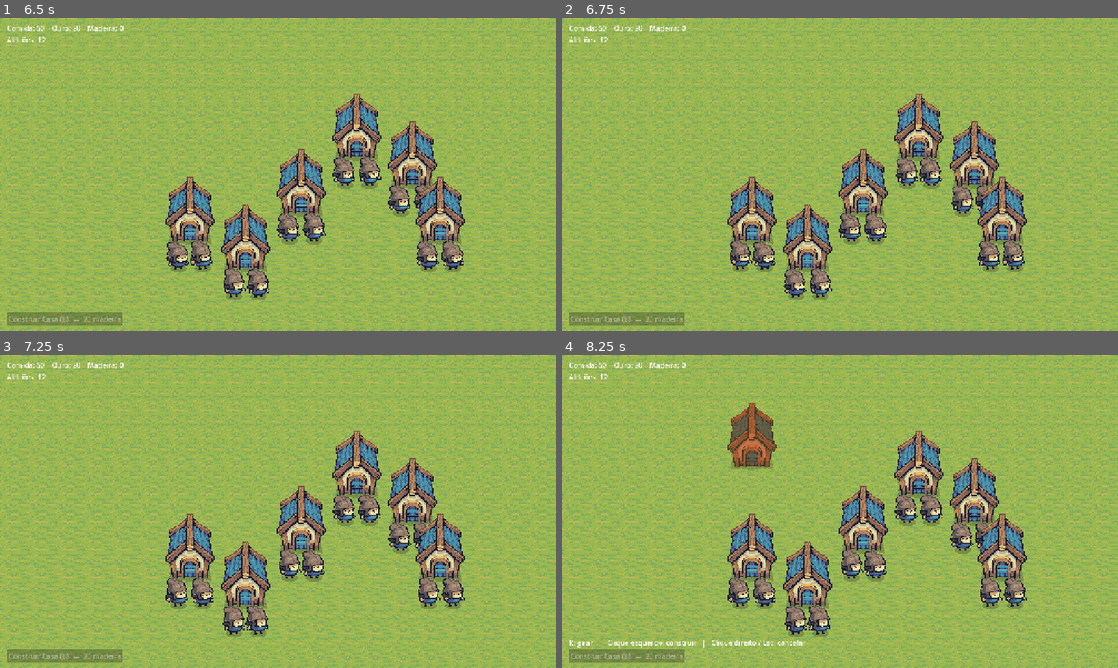
Above: before the commit, frames 1-4 (two rows, left to right).
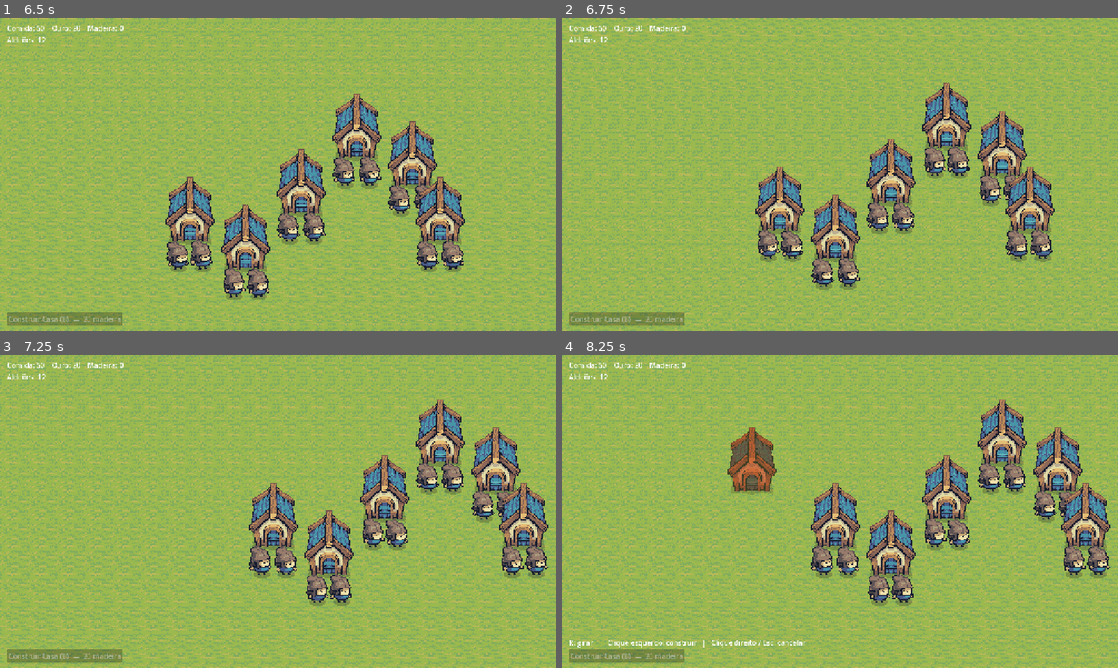
Above: after the commit, the same moments.

Repository: luis-pedro/jogo_inatel
Game: Godot game, scene res://scenes/main/main.tscn
Two runs of this game, one before a commit and one after it. Both use one fixed random seed, a clock stepped at 60 frames per second and the inputs below.
Inputs (mouse positions are in pixels of both pictures, inside the frame that each line leads up to):
- Up to frame 1 (6.5 s): click "Construir Casa (B) — 20 madei…" at 0.5 s; click "Construir Casa (B) — 20 madei…" at 1.25 s; click "Construir Casa (B) — 20 madei…" at 2 s; tap Enter at 2.75 s; move the mouse to (400, 158) at 2.77 s; hold B (build_house) 2.78-3.5 s; click (400, 158) at 2.92 s; drag from (166, 190) to (250, 237) at 3.52 s; move the mouse to (333, 105) at 4.27 s; tap A (camera_left) at 4.35 s; click (333, 105) at 4.42 s; drag from (250, 237) to (111, 127) at 5.02 s; move the mouse to (444, 221) at 5.77 s; tap W (camera_up) at 5.85 s; click (444, 221) at 5.92 s
- Up to frame 2 (6.75 s): drag from (673, 127) to (756, 96) at 6.52 s
- Up to frame 3 (7.25 s): no input
- Up to frame 4 (8.25 s): move the mouse to (867, 511) at 7.27 s; hold B (build_house) 7.28-8 s; click (867, 511) at 7.42 s; drag from (756, 433) to (728, 527) at 8.02 s

Frame 1 is identical in both runs. In frame 2, 60% of the frame differs, in the area x 0-100%, y 0-100%; in frame 3, 59%; in frame 4, 59%.

Commit message:
feat: arrastar a camera com o botao esquerdo
O arrasto com o esquerdo fica desligado durante a construcao,
quando o clique serve para posicionar o predio.

Co-Authored-By: Claude Sonnet 5.5 <noreply@anthropic.com>

Diff:
--- a/scripts/camera/game_camera.gd
+++ b/scripts/camera/game_camera.gd
@@ -1,12 +1,15 @@
 class_name GameCamera
 extends Camera2D
-## Câmera do reino: WASD/setas movem, botão do meio arrasta e a roda do mouse dá zoom.
+## Câmera do reino: WASD/setas movem, arrastar (botão esquerdo ou do meio) move e a roda do mouse dá zoom.
 ## A inclinação "diagonal" do jogo vem da arte (visão 3/4 do Tiny Swords), não da câmera.
 
 const PAN_SPEED := 800.0
 const ZOOM_STEP := 0.1
 const ZOOM_MIN := 0.5
 const ZOOM_MAX := 2.0
+
+## Desligado durante a construção, quando o clique esquerdo serve para posicionar o prédio.
+var left_drag_enabled := true
 
 var _target_zoom := 1.0
 
@@ -26,7 +29,7 @@
 
 
 func _unhandled_input(event: InputEvent) -> void:
-	if event is InputEventMouseMotion and event.button_mask & MOUSE_BUTTON_MASK_MIDDLE:
+	if event is InputEventMouseMotion and _is_dragging(event):
 		position -= event.relative / zoom.x
 		# Arrastar não deve ser suavizado, senão a câmera "escorrega" atrás do mouse.
 		reset_smoothing()
@@ -35,6 +38,12 @@
 			_set_zoom_target(_target_zoom + ZOOM_STEP)
 		elif event.button_index == MOUSE_BUTTON_WHEEL_DOWN:
 			_set_zoom_target(_target_zoom - ZOOM_STEP)
+
+
+func _is_dragging(event: InputEventMouseMotion) -> bool:
+	if event.button_mask & MOUSE_BUTTON_MASK_MIDDLE:
+		return true
+	return left_drag_enabled and event.button_mask & MOUSE_BUTTON_MASK_LEFT
 
 
 ## Limita a câmera ao retângulo do mundo (em pixels).
--- a/scripts/main/main.gd
+++ b/scripts/main/main.gd
@@ -24,6 +24,7 @@
 
 	_hud.build_requested.connect(_build_manager.start_placing)
 	_build_manager.placing_changed.connect(_hud.set_placing)
+	_build_manager.placing_changed.connect(func(is_placing: bool): _camera.left_drag_enabled = not is_placing)
 
 
 func _unhandled_input(event: InputEvent) -> void:
Not shown, changed: docs/GDD.md
